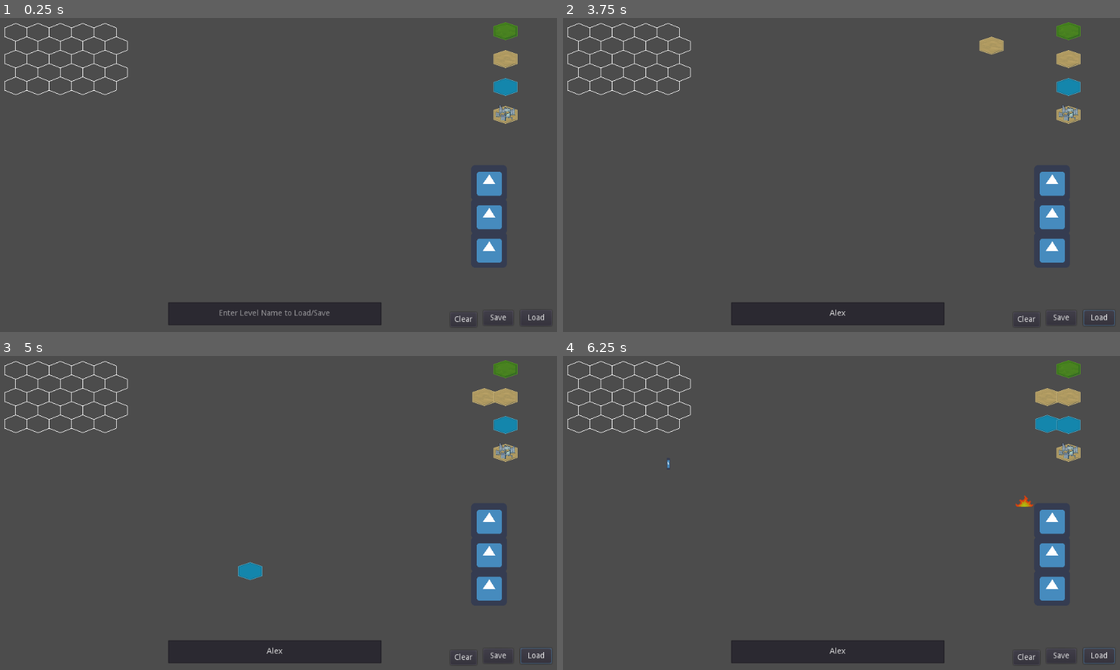
Above: before the commit, frames 1-4 (two rows, left to right).
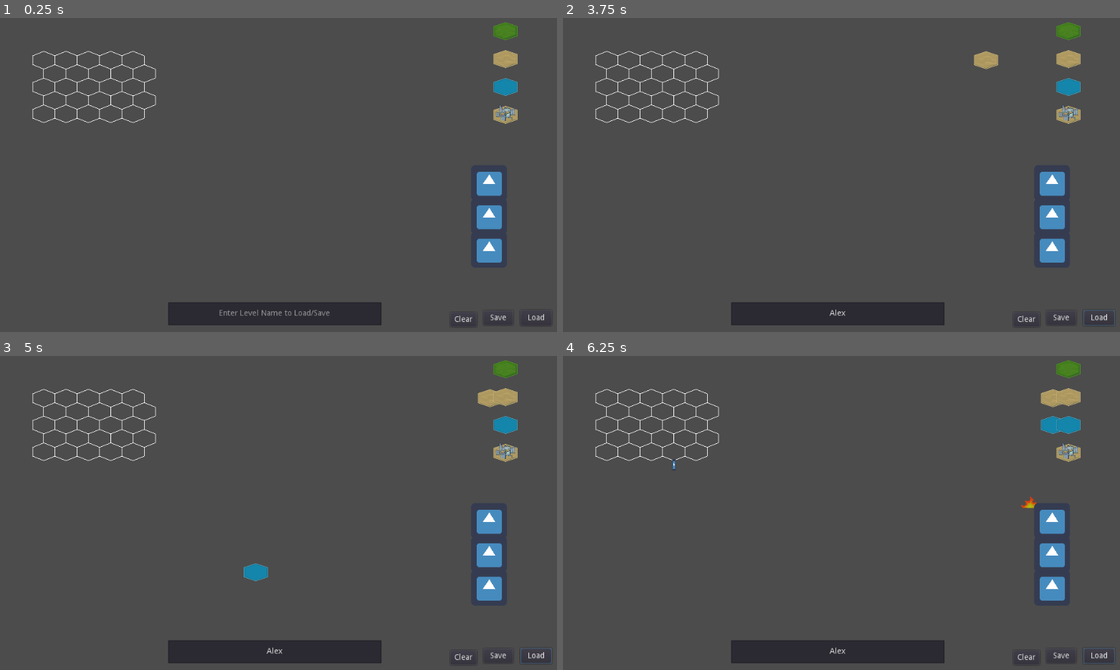
Above: after the commit, the same moments.

Repository: Cartogy/godot-wild-jam-36
Game: Godot game, scene res://src/MapMaker/MapMaker.tscn
The game is run twice, just before and just after one commit, with the same random seed, the same clock (stepped at 60 frames per second) and the same inputs. This scene is started directly instead of the project's main scene. The engine's default icon, where the game draws it, is replaced by a stand-in: a white triangle on a blue panel in a dark square.
Inputs (mouse positions are in pixels of both pictures, inside the frame that each line leads up to):
- Up to frame 1 (0.25 s): no input
- Up to frame 2 (3.75 s): click (835, 313) at 0.52 s; type "Alex" at 0.6 s; click "Clear" at 1.25 s; click "Save" at 2 s; click "Load" at 2.75 s; drag from (1042, 33) to (897, 99) at 3.52 s
- Up to frame 3 (5 s): drag from (479, 396) to (245, 575) at 4.27 s
- Up to frame 4 (6.25 s): move the mouse to (1042, 425) at 5.02 s; hold Right (ui_right) 5.03-5.75 s; hold Shift (shift) 5.03-5.75 s; click (1042, 425) at 5.17 s; drag from (1036, 503) to (663, 459) at 5.77 s

The runs differ from the first frame. In frame 1, 1.1% of the frame differs, in the area x 0-29%, y 1-34%; in frame 2, 1.5%, in the area x 0-80%, y 1-34%; in frame 3, 1.3%; in frame 4, 1.4%.

Commit message:
implemented attack

Diff:
--- a/src/Grid/Grid.tscn
+++ b/src/Grid/Grid.tscn
@@ -6,4 +6,3 @@
 script = ExtResource( 1 )
 DEBUG = true
 dimensions = Vector2( 5, 5 )
-origin = Vector2( 100, -100 )
--- a/src/MapMaker/MapMaker.tscn
+++ b/src/MapMaker/MapMaker.tscn
@@ -8,7 +8,7 @@
 
 [node name="MapMaker" type="Node2D"]
 script = ExtResource( 2 )
-origin = Vector2( 50, -50 )
+origin = Vector2( 100, -100 )
 
 [node name="Grid" parent="." instance=ExtResource( 1 )]
 
